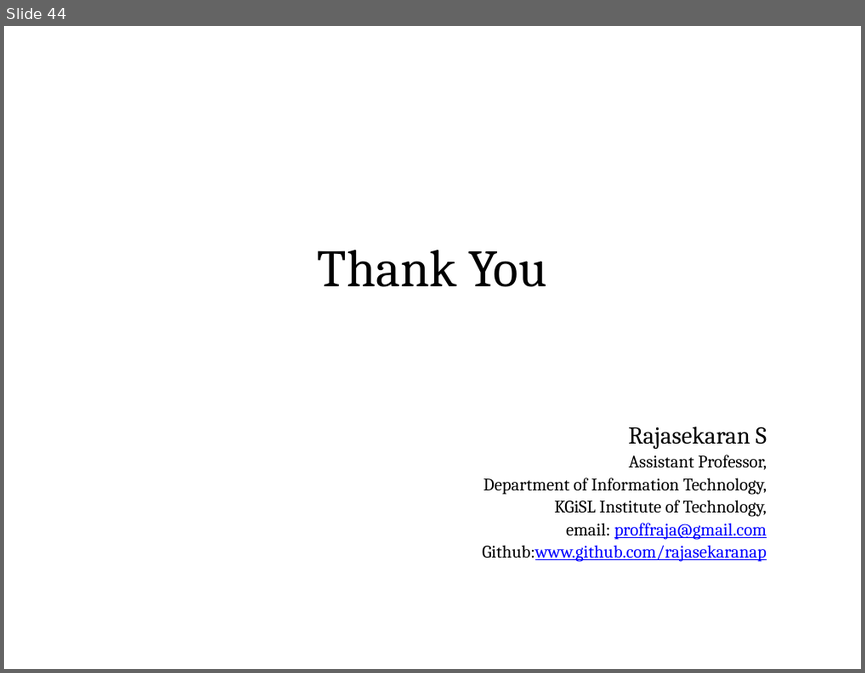
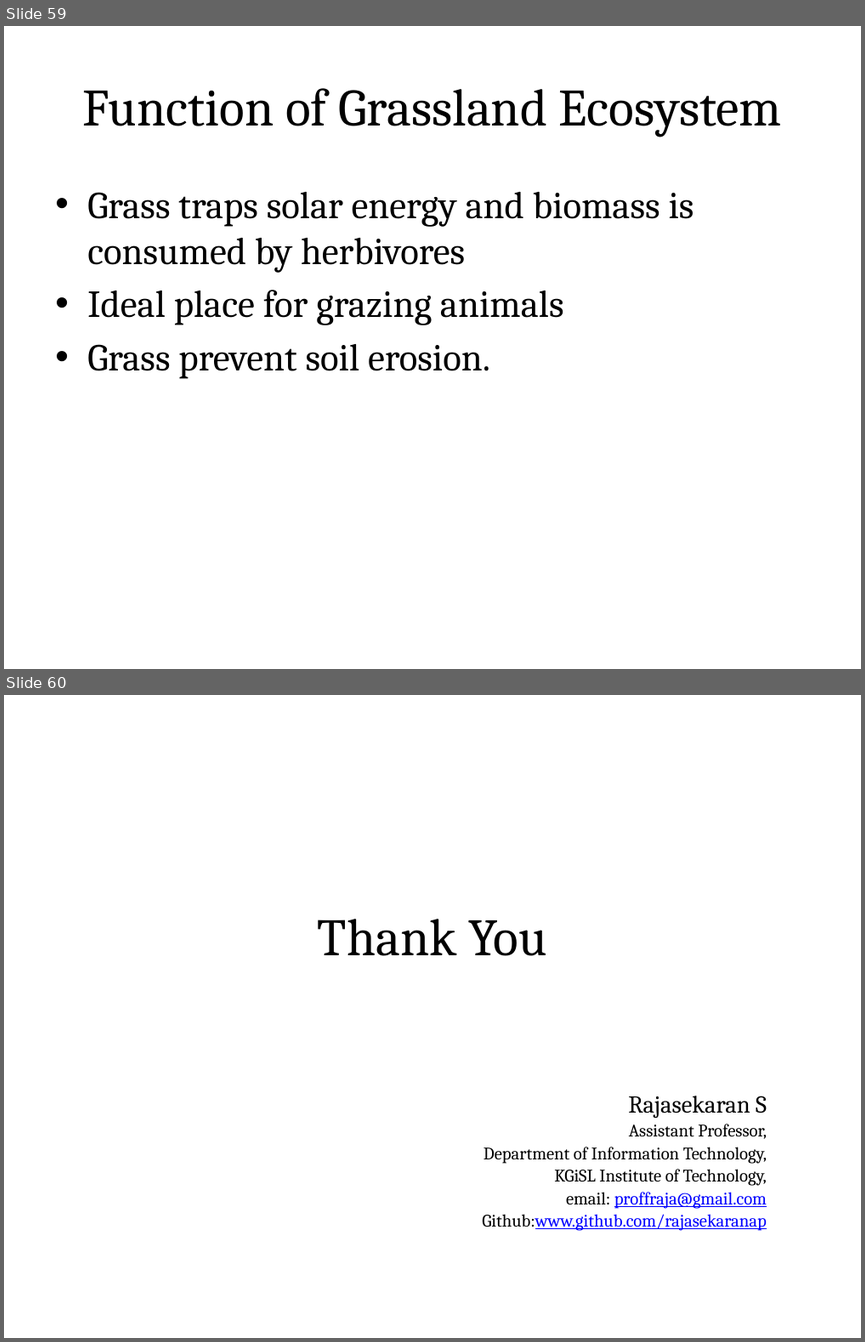
Before and after one commit to rajasekaran36/GE8291-Environmental-Science-and-Engineering, a slide deck: Slides/GE8291-U1.pptx. Shown one above the other, each under a label of ours: slide 44 before the commit, slides 59 and 60 after it. The pictures are 865x673 and 865x1342 pixels, drawn with LibreOffice and Linux fonts; fonts in the diff are those of the drawing. Boxes give left, top, right and bottom in pixels: in the first picture for what was removed or moved away, otherwise in the second. Text is boxed around its words. In the diff, an @@ line names an element or a change of style, - is before the commit and + after.

```diff
--- a/Slides/GE8291-U1.pptx
+++ b/Slides/GE8291-U1.pptx
@@ slide 59 added at [4,26,861,669], background #FFFFFF @@
@@ title added at [46,52,818,159], fill gradient #DAFDA7 to #E4FCC2 to #F5FFE7, outline #98B955 0.75 pt, 44 pt, text #000000 @@
+Function of Grassland Ecosystem
@@ text added at [87,192,694,379], 32 pt, text #000000 @@
+• Grass traps solar energy and biomass is consumed by herbivores
+• Ideal place for grazing animals
+• Grass prevent soil erosion.
@@ what was slide 44 is now slide 60 @@
```
Also in this commit, not shown: 1 slide changed, 15 other slides added.
